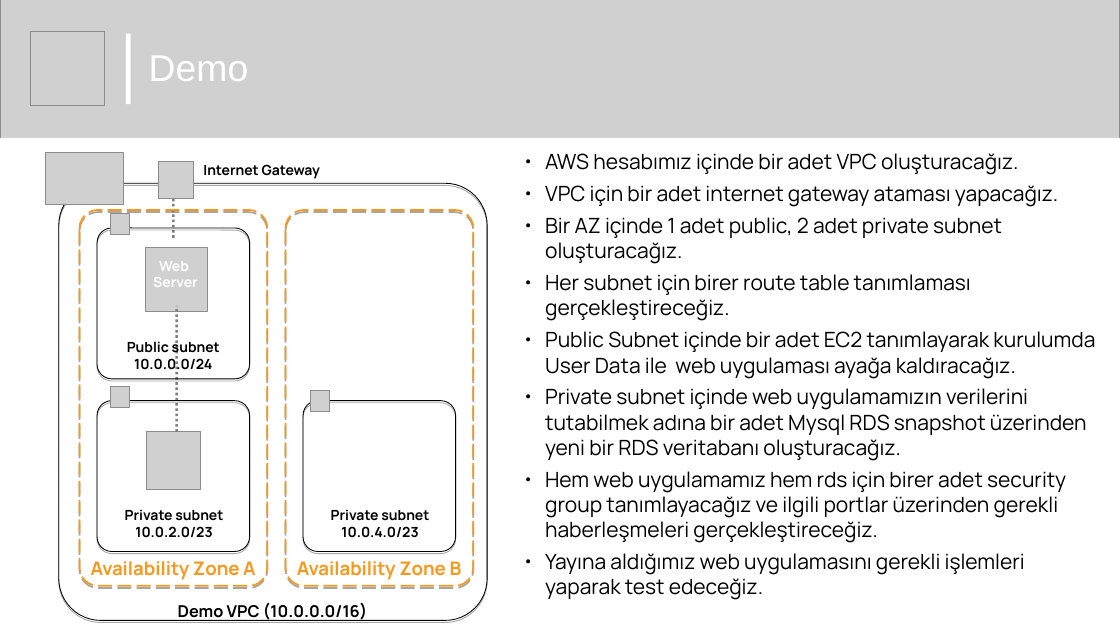
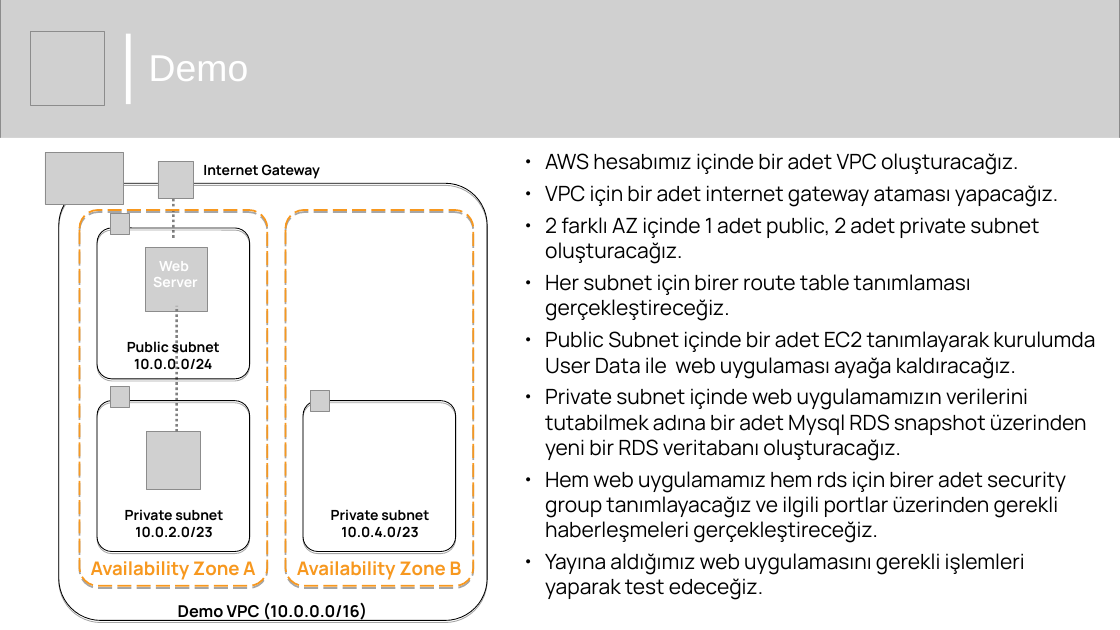
Before and after one commit to naimalpermuhacir/aws-webinar-presentation, a slide deck: slide 23 of creating-a-vpc-and-deploying-a-web-application/creating-a-vpc-and-deploying-a-web-application.odp. Drawn at 1120x630 pixels with LibreOffice and Linux fonts; fonts in the diff are those of the drawing; grey boxes stand for pictures. Boxes give left, top, right and bottom in pixels: in the first picture for what was removed or moved away, otherwise in the second. Text is boxed around its words. In the diff, an @@ line names an element or a change of style, - is before the commit and + after.

```diff
--- a/creating-a-vpc-and-deploying-a-web-application/creating-a-vpc-and-deploying-a-web-application.odp
+++ b/creating-a-vpc-and-deploying-a-web-application/creating-a-vpc-and-deploying-a-web-application.odp
@@ text at (545,217,1039,264): text changed @@
-● Bir AZ içinde 1 adet public, 2 adet private subnet oluşturacağız.
+● 2 farklı AZ içinde 1 adet public, 2 adet private subnet oluşturacağız.
```
Also in this commit, not shown: 1 other slide changed, 1 other file.
